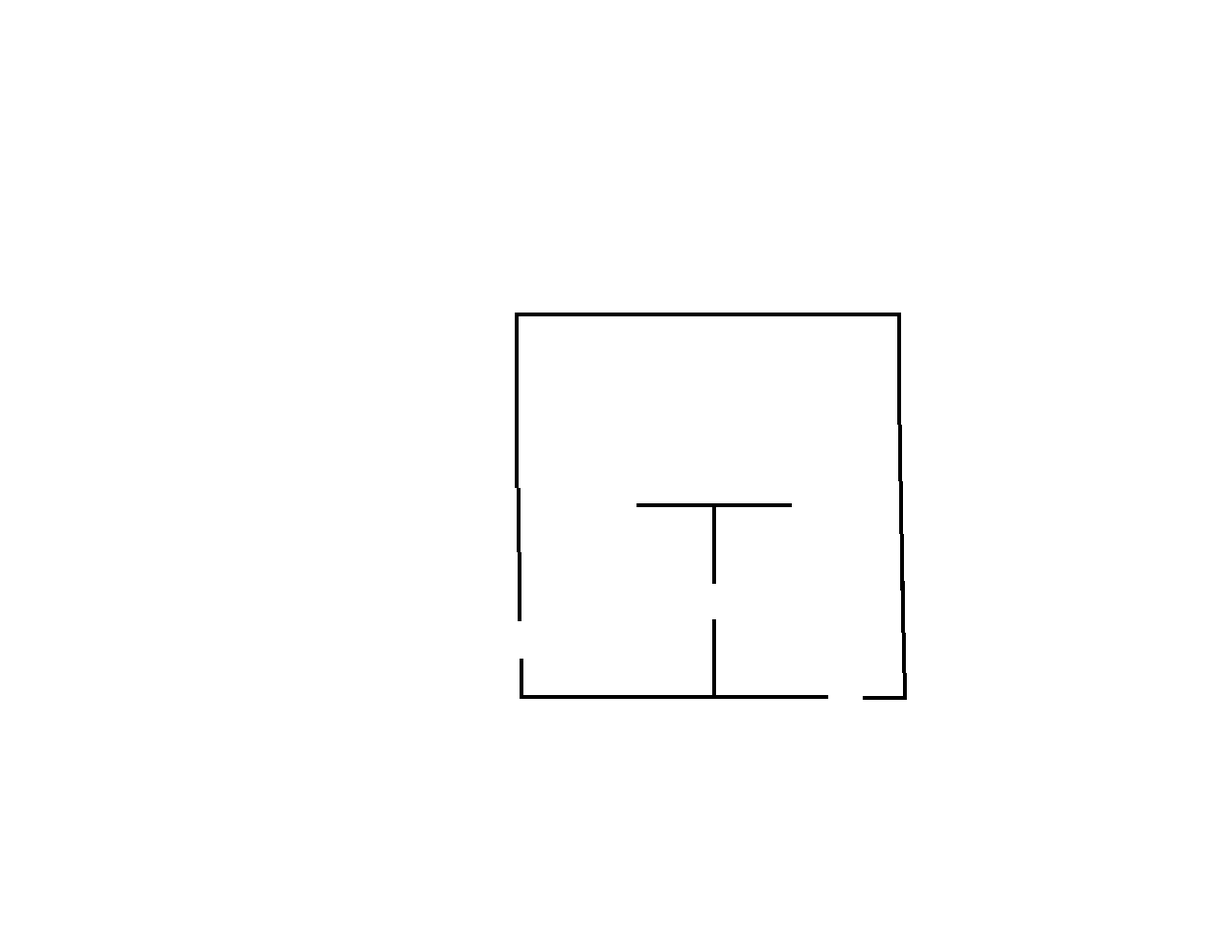
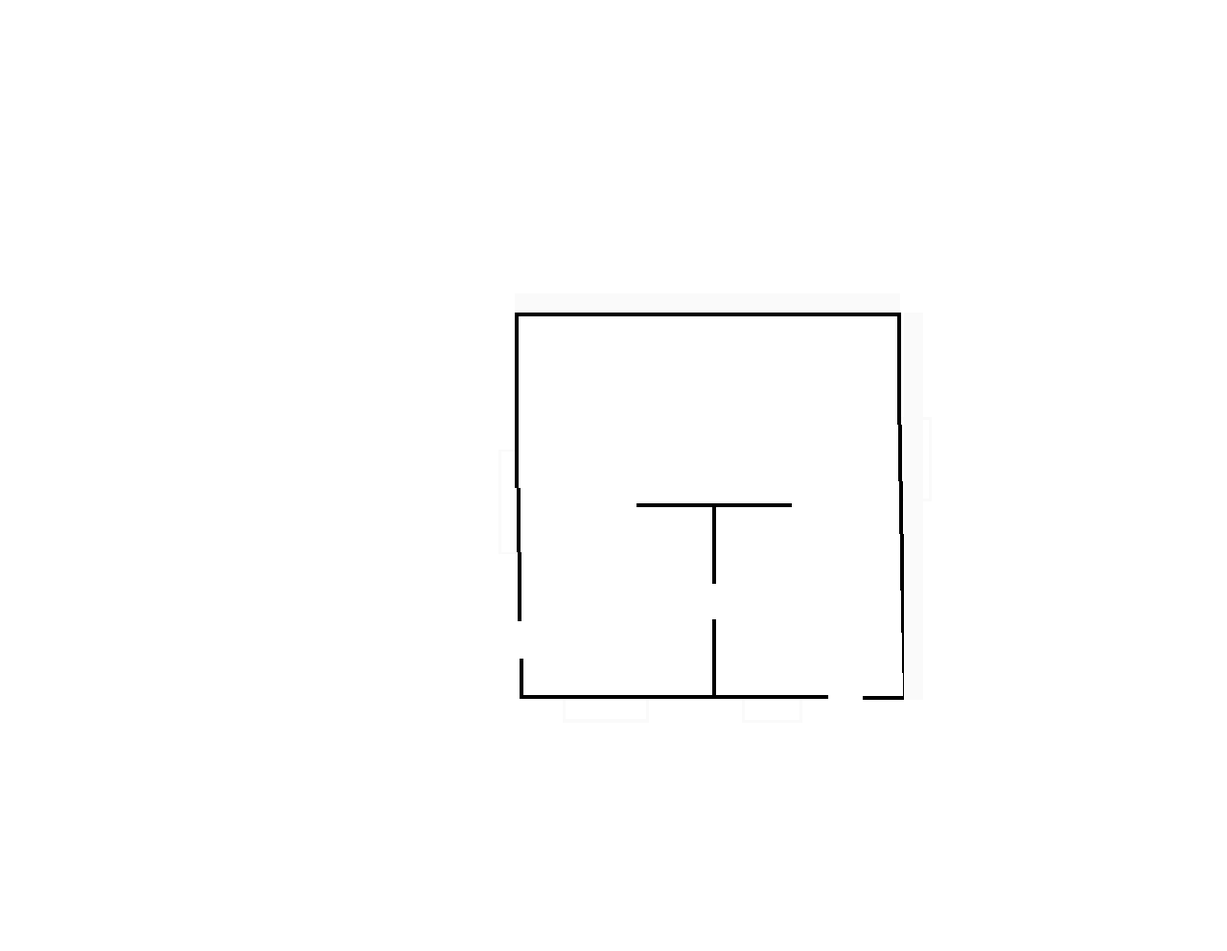
Layer changes from the first w=1227, h=951 image to the second:
showed "small walls outside", painted on it over 498, 293, 933, 724
